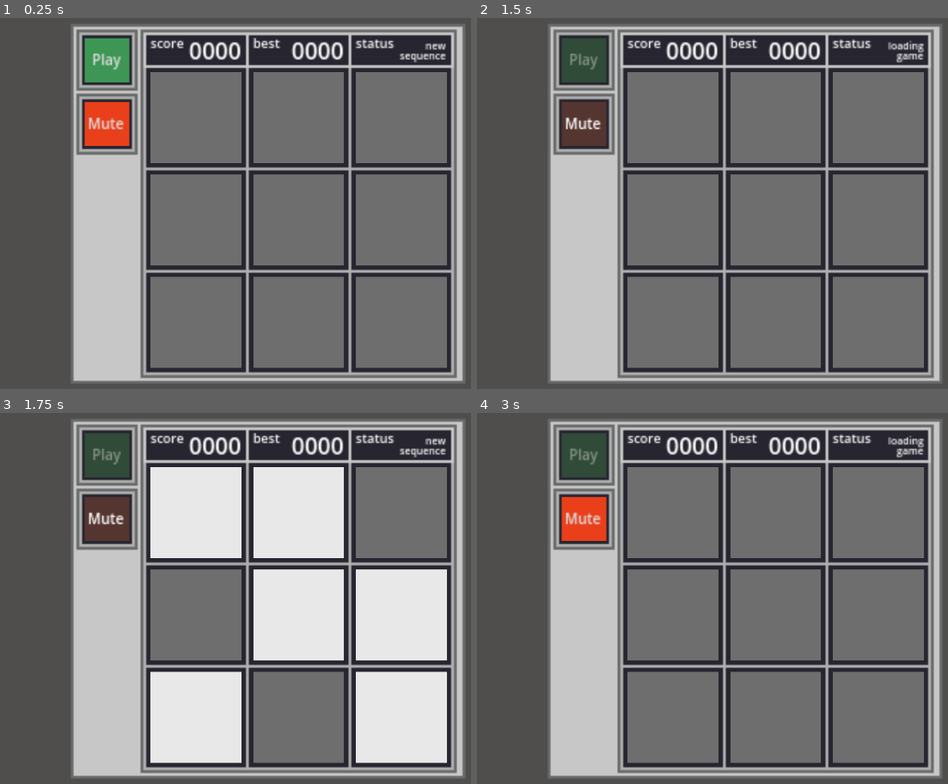
Above: before the commit, frames 1-4 (two rows, left to right).
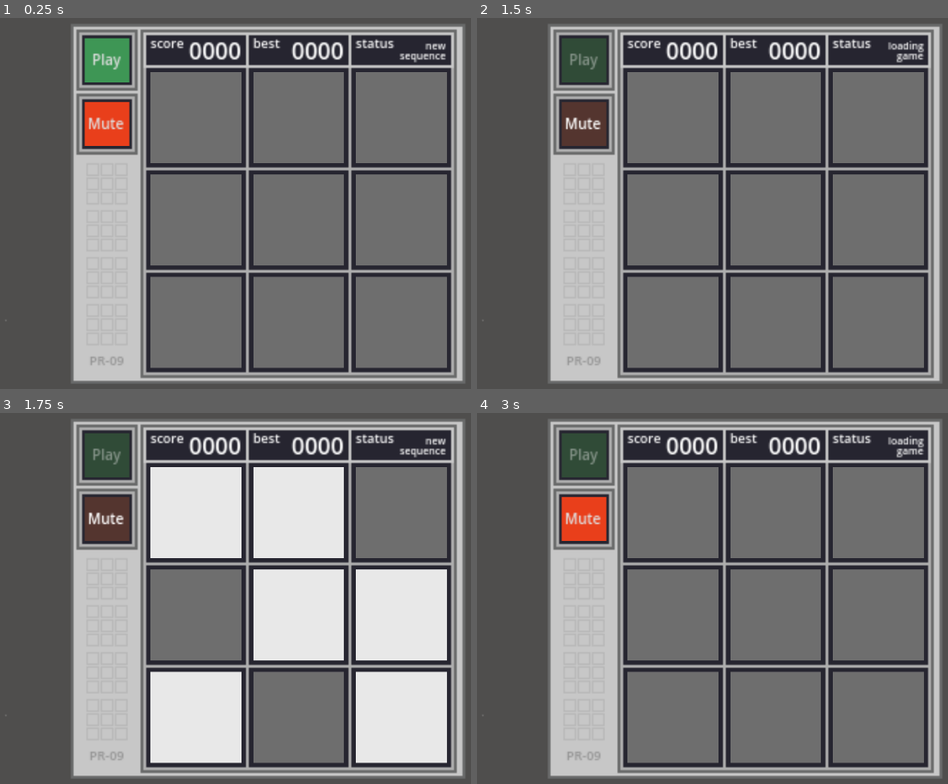
Above: after the commit, the same moments.

Repository: ethan-berkowitz/memoryGame
Game: Godot game, scene res://scenes/game.tscn
Two runs of this game, one before a commit and one after it. Both use one fixed random seed, a clock stepped at 60 frames per second and the inputs below.
Inputs:
- Up to frame 1 (0.25 s): no input
- Up to frame 2 (1.5 s): click "Play" at 0.5 s; click "Mute" at 1.25 s
- Up to frame 3 (1.75 s): no input
- Up to frame 4 (3 s): tap Enter at 2 s; tap C (C) at 2.1 s; tap R (R) at 2.3 s; click "Play" at 2.75 s

The runs differ from the first frame. In frame 1, less than 0.1% of the frame differs, in the area x 1-27%, y 81-94%; in frame 2, less than 0.1%; in frame 3, less than 0.1%; in frame 4, less than 0.1%.

Commit message:
added side engraving

Diff:
--- a/scenes/game.tscn
+++ b/scenes/game.tscn
@@ -180,6 +180,16 @@
 theme_override_font_sizes/font_size = 9
 text = "status"
 
+[node name="PR09" type="Label" parent="Main/Labels"]
+offset_left = -178.0
+offset_top = 92.0
+offset_right = -90.0
+offset_bottom = 118.0
+theme_override_colors/font_color = Color(0.580392, 0.580392, 0.580392, 1)
+theme_override_font_sizes/font_size = 9
+text = "PR-09"
+horizontal_alignment = 1
+
 [node name="Sounds" type="Node2D" parent="Main"]
 
 [node name="snd_play" type="AudioStreamPlayer2D" parent="Main/Sounds"]
--- a/scripts/main.gd
+++ b/scripts/main.gd
@@ -87,7 +87,6 @@
 	else:
 		var bus_idx = AudioServer.get_bus_index("Master")
 		AudioServer.set_bus_mute(bus_idx, false)
-
 	match state:
 		states.START:
 			display_score(score_label, score)
Binary file changed: assets/button_border.aseprite
Binary file changed: assets/button_border.png
